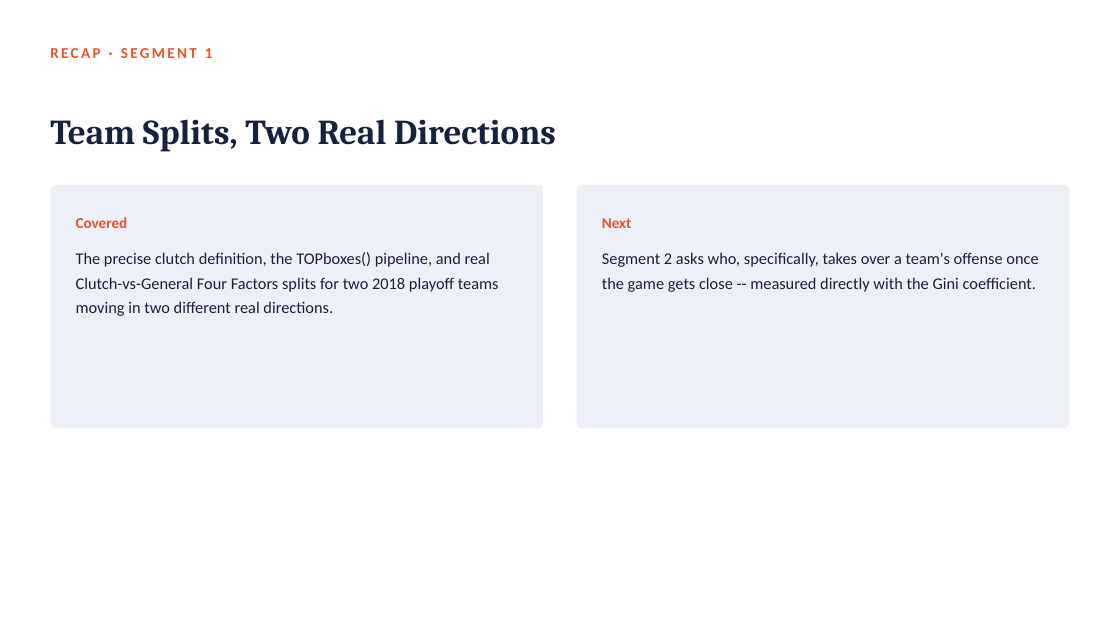
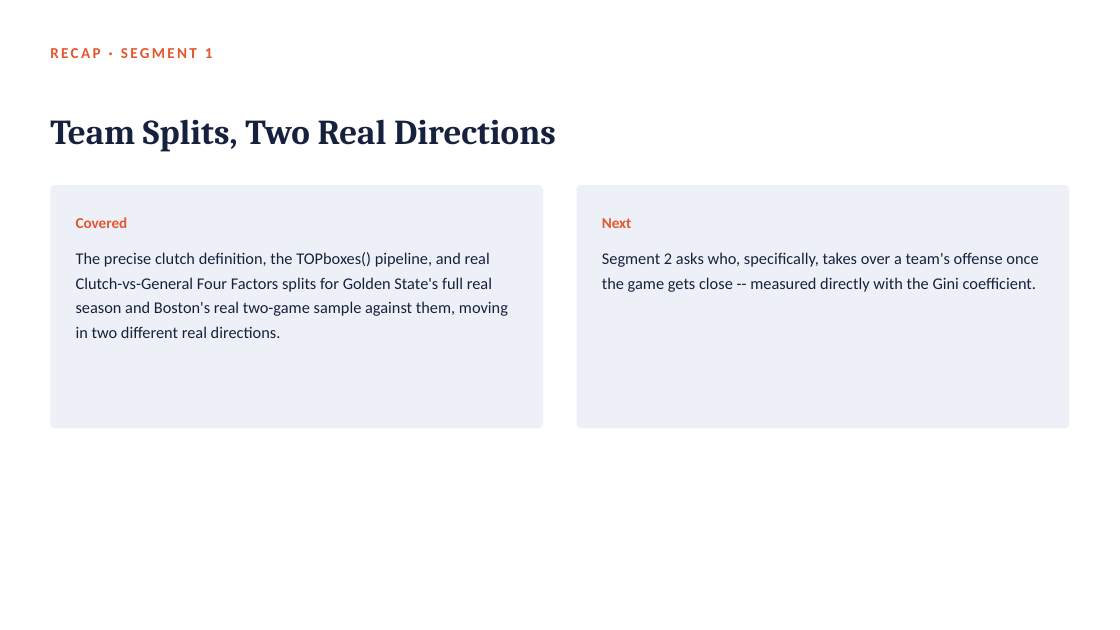
Before and after one commit to fmurital/Teaching-Curriculum, a slide deck: slide 20 of Sports-Analytics-Graduate/03_Clutch_Performance_and_Situational_Splits/Lecture_Slides/Module03_Clutch_Performance_and_Situational_Splits.pptx. Drawn at 1120x630 pixels with LibreOffice and Linux fonts; fonts in the diff are those of the drawing. Boxes give left, top, right and bottom in pixels: in the first picture for what was removed or moved away, otherwise in the second. Text is boxed around its words. In the diff, an @@ line names an element or a change of style, - is before the commit and + after.

Commit message:
Fix remaining PbP.BDB 2018-playoffs mischaracterization in Grad Module 3
The slide deck and three text files (Coding_Exercise script, Practice
Questions, References) still described PbP.BDB as 2017-18 NBA playoff
data after the rest of the module's text files were corrected. PbP.BDB
is Golden State's real, complete 2017-18 regular-season play-by-play
log (82 games); Boston's data is limited to the two real regular-season
games the two teams played against each other that season. Rewrote all
11 affected slides (text surgery on the slide XML, QA'd with
validate.py, markitdown+grep, and a visual thumbnail review) and the
three text files to match the already-corrected narrative.

```diff
--- a/Sports-Analytics-Graduate/03_Clutch_Performance_and_Situational_Splits/Lecture_Slides/Module03_Clutch_Performance_and_Situational_Splits.pptx
+++ b/Sports-Analytics-Graduate/03_Clutch_Performance_and_Situational_Splits/Lecture_Slides/Module03_Clutch_Performance_and_Situational_Splits.pptx
@@ text at (76, 252, 508, 338): text changed @@
-The precise clutch definition, the TOPboxes() pipeline, and real Clutch-vs-General Four Factors splits for two 2018 playoff teams moving in two different real directions.
+The precise clutch definition, the TOPboxes() pipeline, and real Clutch-vs-General Four Factors splits for Golden State's full real season and Boston's real two-game sample against them, moving in two different real directions.
```
Also in this commit, not shown: 10 other slides changed, 3 other files.
